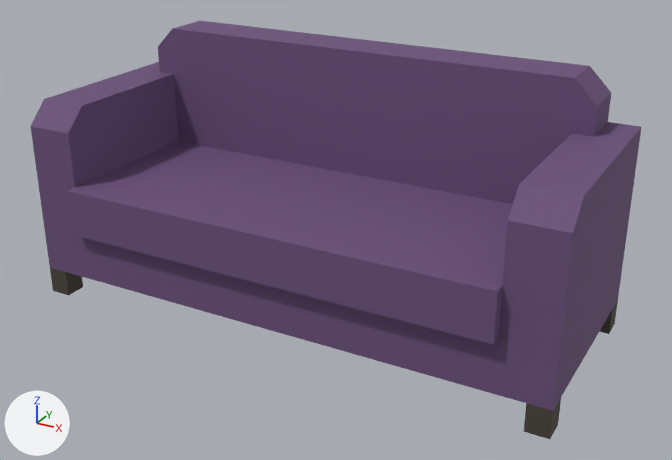
The glTF model assets/models/props/sofa.glb, before and after one commit.
Both versions are drawn from a camera (50 mm lens) standing at (1.249, -1.12, 0.829) and looking at (0.526, 0.196, 0.172). The axes (+X, +Y, +Z) are drawn at lower left. The lights are the same throughout. The picture after the commit comes second. Vertices at exactly the same position are counted once.

Before the edit, the objects in view are built like this:
```python
me_sofa = bpy.data.meshes.new('sofa')
me_sofa.from_pydata(...)  # 66 vertices, 128 faces; spans x 0.0..0.98, y 0.0..0.41, z 0.0..0.46
me_sofa.materials.append(mat_vertex_colour)
ob_sofa = bpy.data.objects.new('sofa', me_sofa)
ob_sofa.location = (0.0, 0.0, 0.0)
```
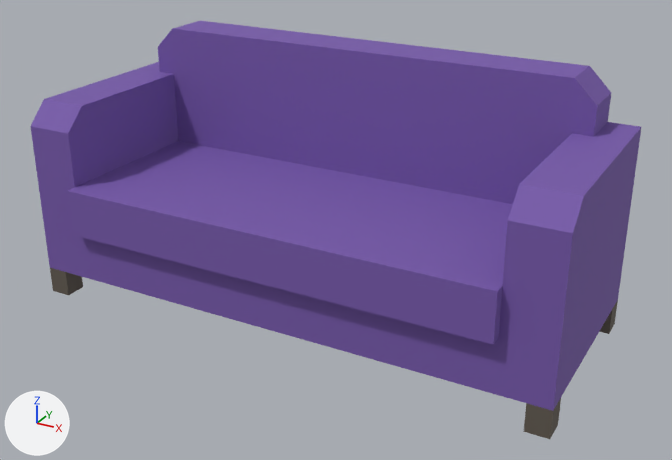
Where the change shows, as pixel boxes (x1, y1, x2, y2) in the pictures (672 x 460 px):
part 1 of me_sofa, recoloured (dark purple to purple): (30, 21, 641, 411) in both
part 2 of me_sofa, recoloured: (50, 268, 618, 439) in both

The edits, one by one:
me_sofa has 66 vertices, 128 faces and spans x 0.0..0.98, y 0.0..0.41, z 0.0..0.46.
me_sofa is used by ob_sofa; location (0.0, 0.0, 0.0).
me_sofa part 1: 88 faces centred in x 0.0..0.98, y 0.0..0.41, z 0.05..0.46 are repainted in the vertex colours; the middle colour goes from dark purple #6b4f7a to purple #7658aa.
me_sofa part 2: 40 faces centred in x 0.0..0.98, y 0.02..0.41, z 0.0..0.033 are repainted in the vertex colours; the middle colour goes from brown #474038 to brown #61594f.
